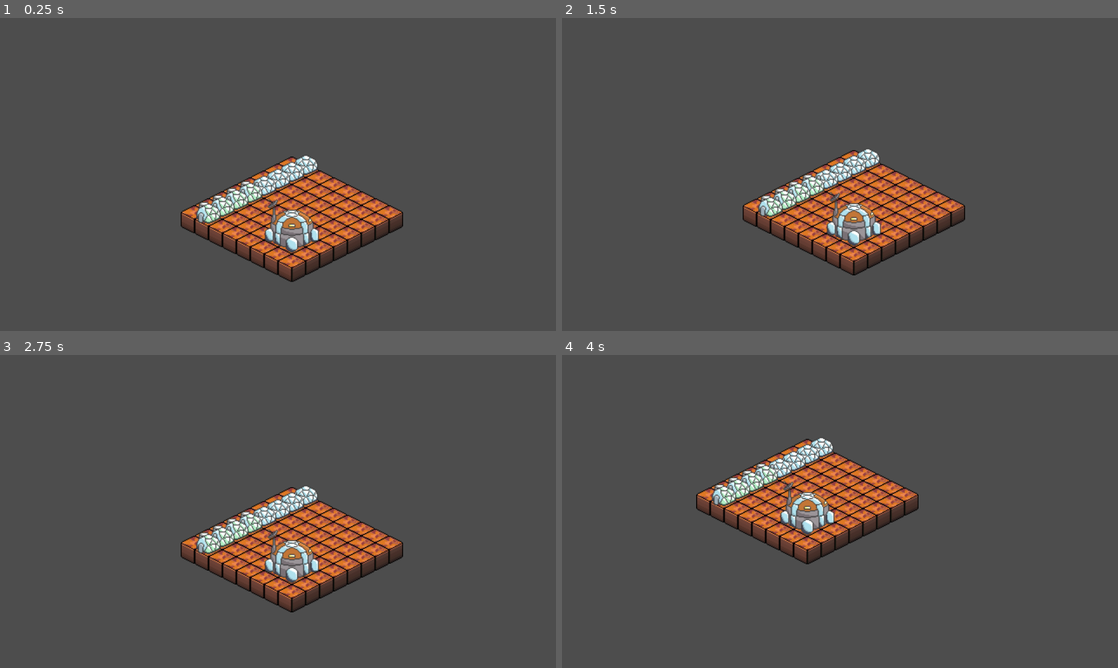
Above: before the commit, frames 1-4 (two rows, left to right).
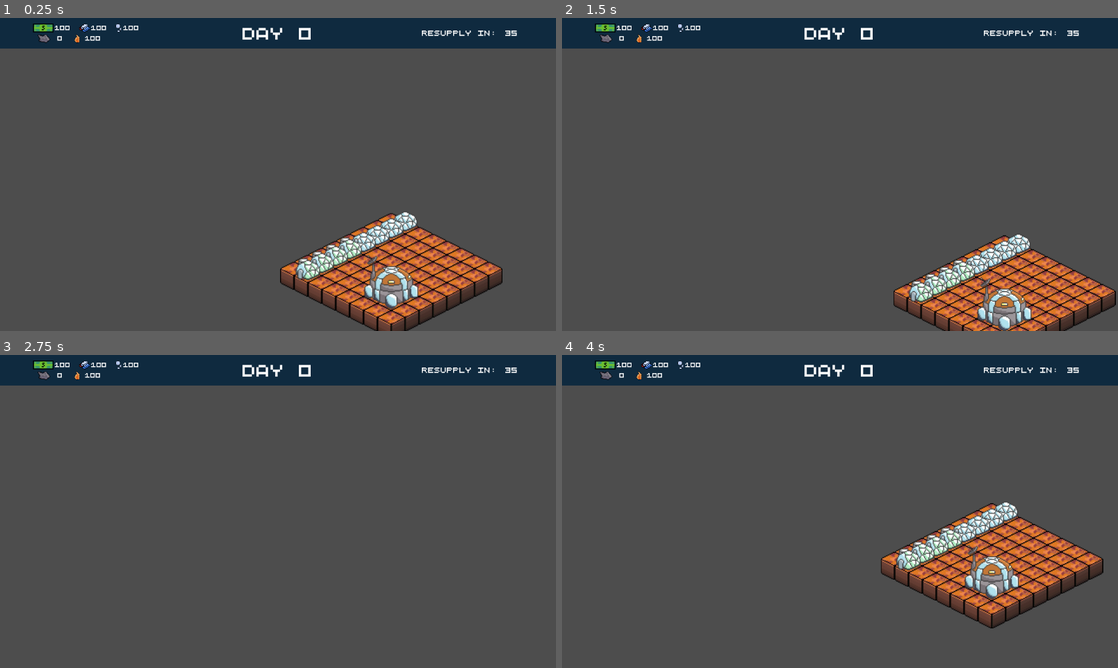
Above: after the commit, the same moments.

Repository: clydejallorina/GGJ-2025
Game: Godot game, scene res://Scenes/MainGame.tscn
The game is run twice, just before and just after one commit, with the same random seed, the same clock (stepped at 60 frames per second) and the same inputs.
Inputs (mouse positions are in pixels of both pictures, inside the frame that each line leads up to):
- Up to frame 1 (0.25 s): no input
- Up to frame 2 (1.5 s): move the mouse to (962, 158) at 0.52 s; click (962, 158) at 0.67 s; drag from (728, 190) to (812, 237) at 1.27 s
- Up to frame 3 (2.75 s): move the mouse to (333, 442) at 2.02 s; click (333, 442) at 2.17 s
- Up to frame 4 (4 s): tap Enter at 2.75 s; drag from (812, 574) to (673, 464) at 2.77 s; move the mouse to (1006, 558) at 3.52 s; click (1006, 558) at 3.67 s

The runs differ from the first frame. In frame 1, 26% of the frame differs, in the area x 0-100%, y 0-100%; in frame 2, 26%; in frame 3, 18%; in frame 4, 27%, in the area x 0-100%, y 0-88%.

Commit message:
Hook up top bar scene to maingame scene

Diff:
--- a/globalgamejam2025/Scenes/Common/TopBar/TopBar.tscn
+++ b/globalgamejam2025/Scenes/Common/TopBar/TopBar.tscn
@@ -1,5 +1,6 @@
-[gd_scene load_steps=12 format=3 uid="uid://df3n6js61of5m"]
+[gd_scene load_steps=13 format=3 uid="uid://df3n6js61of5m"]
 
+[ext_resource type="Script" path="res://Scripts/GameMechanics/UI/TopBar.gd" id="1_fwgvi"]
 [ext_resource type="Theme" uid="uid://ds47nbwtmpm3w" path="res://Scenes/Common/TopBar/TopBarDayCounter.tres" id="1_kexu6"]
 [ext_resource type="Theme" uid="uid://bp4xhom4uvy2s" path="res://Scenes/Common/TopBar/TopBarMargin.tres" id="1_lucnj"]
 [ext_resource type="Theme" uid="uid://fwq3tnm3nfbk" path="res://Scenes/Common/TopBar/TopBarResupplyLabel.tres" id="2_5tjlv"]
@@ -19,6 +20,7 @@
 [node name="TopBar" type="Control"]
 layout_mode = 3
 anchors_preset = 0
+script = ExtResource("1_fwgvi")
 
 [node name="TopBarBasePanel" type="Panel" parent="."]
 custom_minimum_size = Vector2(1280, 70)
@@ -62,7 +64,7 @@
 texture = ExtResource("2_44g23")
 expand_mode = 3
 
-[node name="Label" type="Label" parent="TopBarBasePanel/TopBarContainer/ResourceMarginContainer/ResourceCenterContainer/VBoxContainer/ResourceTopRow/Funds"]
+[node name="FundsLabel" type="Label" parent="TopBarBasePanel/TopBarContainer/ResourceMarginContainer/ResourceCenterContainer/VBoxContainer/ResourceTopRow/Funds"]
 layout_mode = 2
 theme = ExtResource("2_8ln6c")
 text = "5000"
@@ -81,7 +83,7 @@
 texture = ExtResource("4_vymtt")
 expand_mode = 3
 
-[node name="Label" type="Label" parent="TopBarBasePanel/TopBarContainer/ResourceMarginContainer/ResourceCenterContainer/VBoxContainer/ResourceTopRow/Alloys"]
+[node name="AlloysLabel" type="Label" parent="TopBarBasePanel/TopBarContainer/ResourceMarginContainer/ResourceCenterContainer/VBoxContainer/ResourceTopRow/Alloys"]
 layout_mode = 2
 theme = ExtResource("2_8ln6c")
 text = "5000"
@@ -100,7 +102,7 @@
 texture = ExtResource("5_g8cfb")
 expand_mode = 3
 
-[node name="Label" type="Label" parent="TopBarBasePanel/TopBarContainer/ResourceMarginContainer/ResourceCenterContainer/VBoxContainer/ResourceTopRow/Life Support"]
+[node name="LifeSupLabel" type="Label" parent="TopBarBasePanel/TopBarContainer/ResourceMarginContainer/ResourceCenterContainer/VBoxContainer/ResourceTopRow/Life Support"]
 layout_mode = 2
 theme = ExtResource("2_8ln6c")
 text = "5000"
@@ -123,7 +125,7 @@
 texture = ExtResource("6_ubi03")
 expand_mode = 3
 
-[node name="Label" type="Label" parent="TopBarBasePanel/TopBarContainer/ResourceMarginContainer/ResourceCenterContainer/VBoxContainer/ResourceBottomRow/Minerals"]
+[node name="ResLabel" type="Label" parent="TopBarBasePanel/TopBarContainer/ResourceMarginContainer/ResourceCenterContainer/VBoxContainer/ResourceBottomRow/Minerals"]
 layout_mode = 2
 theme = ExtResource("2_8ln6c")
 text = "5000"
@@ -142,7 +144,7 @@
 texture = ExtResource("7_oa1uh")
 expand_mode = 3
 
-[node name="Label" type="Label" parent="TopBarBasePanel/TopBarContainer/ResourceMarginContainer/ResourceCenterContainer/VBoxContainer/ResourceBottomRow/Fuel"]
+[node name="FuelLabel" type="Label" parent="TopBarBasePanel/TopBarContainer/ResourceMarginContainer/ResourceCenterContainer/VBoxContainer/ResourceBottomRow/Fuel"]
 layout_mode = 2
 theme = ExtResource("2_8ln6c")
 text = "5000"
--- a/globalgamejam2025/Scenes/MainGame.tscn
+++ b/globalgamejam2025/Scenes/MainGame.tscn
@@ -11,6 +11,7 @@
 [ext_resource type="Texture2D" uid="uid://cbfld7mg0yl1c" path="res://Assets/Tilesets/Building/map2.png" id="8_d6a80"]
 [ext_resource type="Script" path="res://Scripts/GameMechanics/GridMap/Building.gd" id="9_3o22j"]
 [ext_resource type="Script" path="res://Scripts/GameMechanics/GridMap/MapCamera.gd" id="10_1oqbd"]
+[ext_resource type="PackedScene" uid="uid://df3n6js61of5m" path="res://Scenes/Common/TopBar/TopBar.tscn" id="12_ftt7d"]
 
 [sub_resource type="TileSetAtlasSource" id="TileSetAtlasSource_127y8"]
 texture = ExtResource("4_knbe6")
@@ -119,6 +120,7 @@
 script = ExtResource("2_6eoon")
 
 [node name="GridMap" type="Node2D" parent="."]
+position = Vector2(285, 161)
 script = ExtResource("3_x3gsr")
 
 [node name="Terrain" type="TileMapLayer" parent="GridMap"]
@@ -128,7 +130,10 @@
 tile_set = SubResource("TileSet_vm6sv")
 script = ExtResource("9_3o22j")
 
-[node name="MapCamera" type="Camera2D" parent="GridMap"]
+[node name="CanvasLayer" type="CanvasLayer" parent="GridMap"]
+
+[node name="MapCamera" type="Camera2D" parent="GridMap/CanvasLayer"]
+position = Vector2(285, 161)
 zoom = Vector2(2.25, 2.25)
 position_smoothing_enabled = true
 rotation_smoothing_enabled = true
@@ -136,4 +141,6 @@
 drag_vertical_enabled = true
 script = ExtResource("10_1oqbd")
 
+[node name="TopBar" parent="GridMap/CanvasLayer" instance=ExtResource("12_ftt7d")]
+
 [connection signal="timeout" from="GameTicker" to="." method="_on_game_ticker_timeout"]
--- /dev/null
+++ b/globalgamejam2025/Scripts/GameMechanics/UI/TopBar.gd
@@ -0,0 +1,20 @@
+extends Node
+
+@onready var day_label = $TopBarBasePanel/TopBarContainer/MarginContainer2/CenterContainer/DayLabel
+@onready var funds_label = $TopBarBasePanel/TopBarContainer/ResourceMarginContainer/ResourceCenterContainer/VBoxContainer/ResourceTopRow/Funds/FundsLabel
+@onready var alloys_label = $TopBarBasePanel/TopBarContainer/ResourceMarginContainer/ResourceCenterContainer/VBoxContainer/ResourceTopRow/Alloys/AlloysLabel
+@onready var life_support_label = $"TopBarBasePanel/TopBarContainer/ResourceMarginContainer/ResourceCenterContainer/VBoxContainer/ResourceTopRow/Life Support/LifeSupLabel"
+@onready var resources_label = $TopBarBasePanel/TopBarContainer/ResourceMarginContainer/ResourceCenterContainer/VBoxContainer/ResourceBottomRow/Minerals/ResLabel
+@onready var fuel_label = $TopBarBasePanel/TopBarContainer/ResourceMarginContainer/ResourceCenterContainer/VBoxContainer/ResourceBottomRow/Fuel/FuelLabel
+
+func _ready() -> void:
+	pass
+
+func _physics_process(_delta: float) -> void:
+	day_label.text = "Day %d" % Globals.DAY
+	# TODO: Fudge these numbers up for the audit!
+	funds_label.text = str(Globals.funds)
+	alloys_label.text = str(Globals.alloys)
+	life_support_label.text = str(Globals.life_support)
+	resources_label.text = str(Globals.minerals)
+	fuel_label.text = str(Globals.fuel)
Not shown: 1 places in globalgamejam2025/Scenes/MainGame.tscn that only renumber resources
